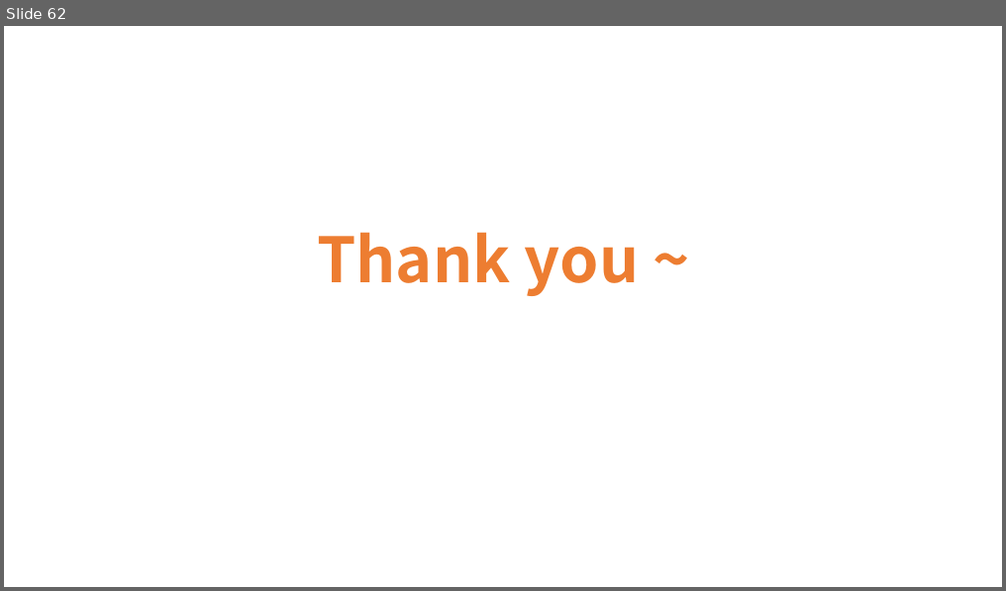
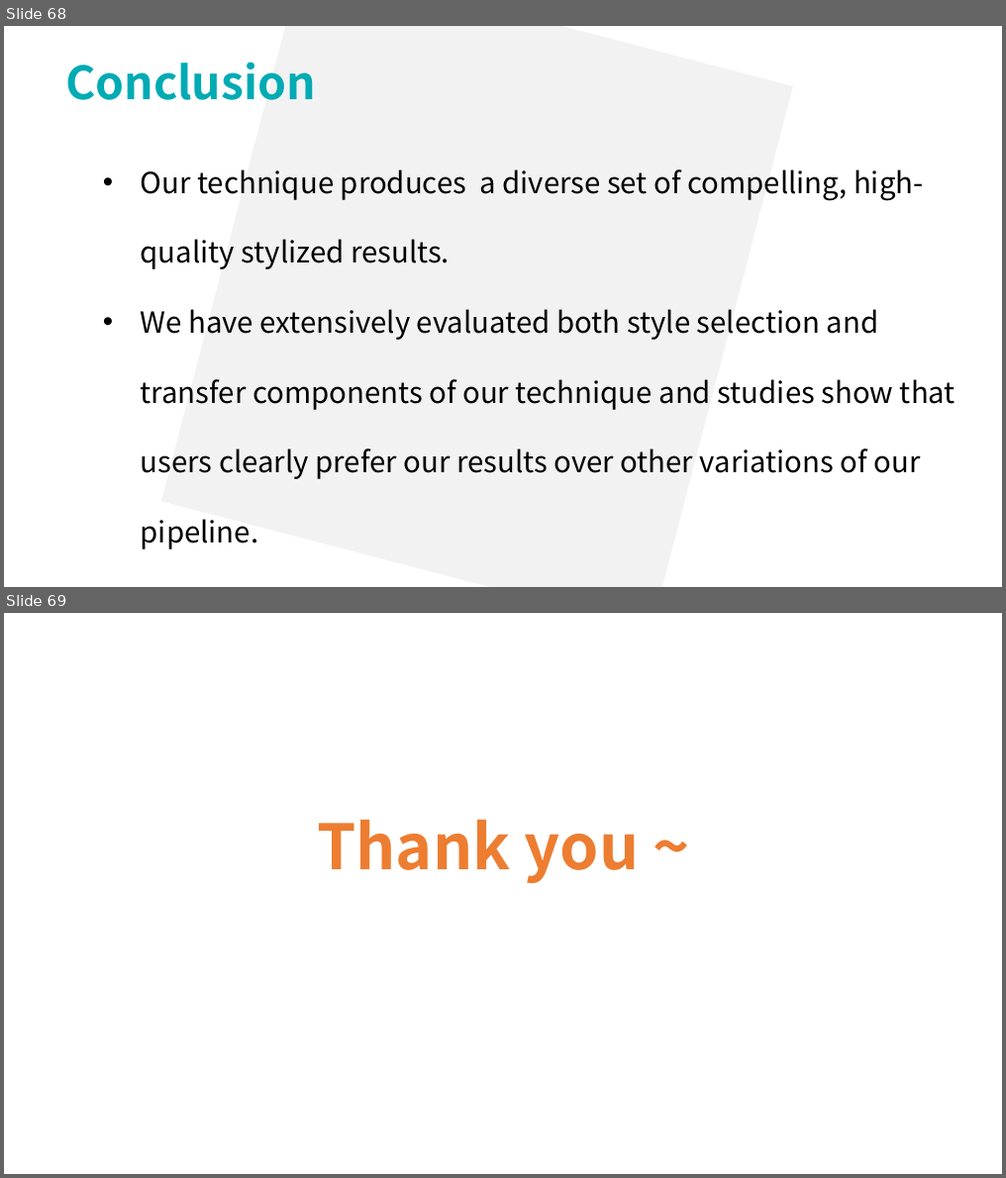
Before and after one commit to lsyoath/sheepy, a slide deck: ComputerVision.pptx. Shown one above the other, each under a label of ours: slide 62 before the commit, slides 68 and 69 after it. The pictures are 1006x591 and 1006x1178 pixels, drawn with LibreOffice and Linux fonts; fonts in the diff are those of the drawing. Boxes give left, top, right and bottom in pixels: in the first picture for what was removed or moved away, otherwise in the second. Text is boxed around its words. In the diff, an @@ line names an element or a change of style, - is before the commit and + after.

```diff
--- a/ComputerVision.pptx
+++ b/ComputerVision.pptx
@@ slide 68 added at box(4, 26, 1002, 587), background #FFFFFF @@
@@ rectangle added at box(161, 26, 793, 587), fill #F2F2F2 @@
@@ text added at box(65, 62, 316, 100), 44 pt, text #00ABB4, bold @@
+Conclusion
@@ text added at box(141, 170, 955, 550), 28 pt, text #000000 @@
+    • Our technique produces a diverse set of compelling, high-quality stylized results.
+    • We have extensively evaluated both style selection and
+      transfer components of our technique and studies show that users clearly prefer our results over other variations of our pipeline.
@@ what was slide 62 is now slide 69 @@
```
Also in this commit, not shown: 2 slides changed, 6 other slides added.
